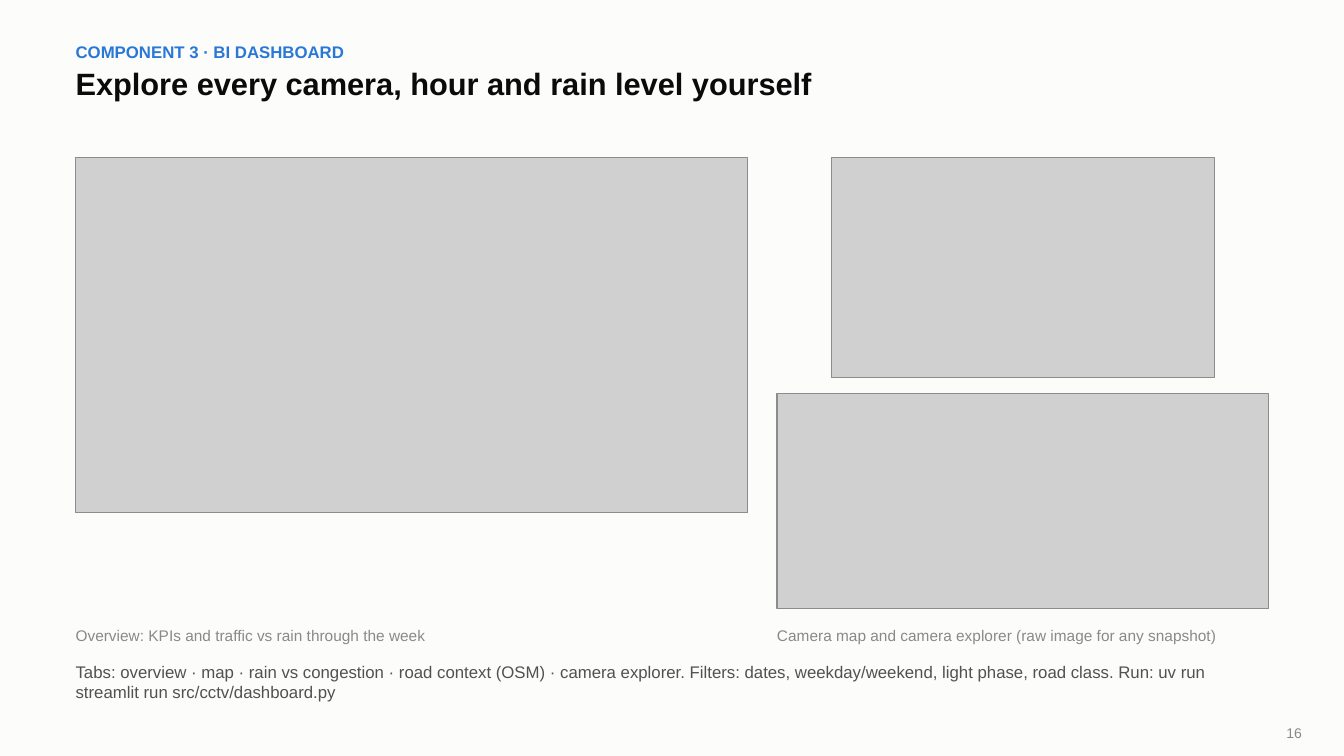
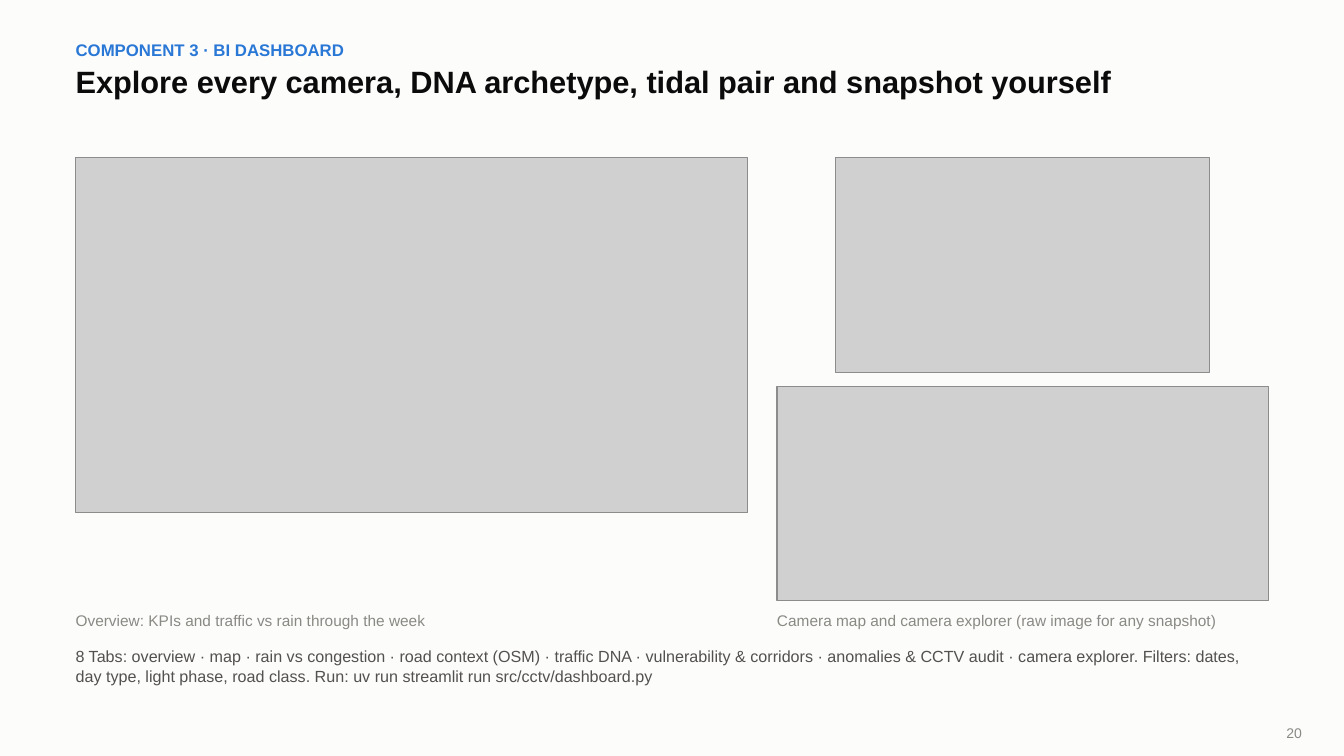
Before and after one commit to PEN1TENT/DSDE-final-project, a slide deck: slide 20 of reports/slides/slides.pptx (slide 16 before the commit). Drawn at 1344x756 pixels with LibreOffice and Linux fonts; fonts in the diff are those of the drawing; grey boxes stand for pictures. Boxes give left, top, right and bottom in pixels: in the first picture for what was removed or moved away, otherwise in the second. Text is boxed around its words. In the diff, an @@ line names an element or a change of style, - is before the commit and + after.

Commit message:
Add feed audit, Traffic DNA, rain DiD, tidal flow, spatial sync insights and 22-slide deck

```diff
--- a/reports/slides/slides.pptx
+++ b/reports/slides/slides.pptx
@@ text at box(76, 70, 1111, 99): text changed @@
-Explore every camera, hour and rain level yourself
+Explore every camera, DNA archetype, tidal pair and snapshot yourself
@@ picture: place and size @@
-picture at box(832, 157, 1215, 378)
+picture at box(836, 157, 1210, 373)
@@ picture: place and size @@
-picture at box(777, 394, 1269, 609)
+picture at box(777, 386, 1269, 601)
@@ text "Overview: KPIs and traffic vs ...": place and size @@
-text "Overview: KPIs and traffic vs ..." at box(76, 630, 425, 644)
+text "Overview: KPIs and traffic vs ..." at box(76, 615, 425, 629)
@@ text "Camera map and camera explorer ...": place and size @@
-text "Camera map and camera explorer ..." at box(777, 630, 1216, 644)
+text "Camera map and camera explorer ..." at box(777, 615, 1216, 629)
@@ text at box(76, 650, 1240, 686): text changed; size 12 to 11.5 pt @@
-Tabs: overview · map · rain vs congestion · road context (OSM) · camera explorer. Filters: dates, weekday/weekend, light phase, road class. Run: uv run streamlit run src/cctv/dashboard.py
+8 Tabs: overview · map · rain vs congestion · road context (OSM) · traffic DNA · vulnerability & corridors · anomalies & CCTV audit · camera explorer. Filters: dates, day type, light phase, road class. Run: uv run streamlit run src/cctv/dashboard.py
@@ text at box(1286, 728, 1302, 738): text changed @@
-16
+20
```
Also in this commit, not shown: 15 other slides changed, 6 slides added, 2 slides removed, 34 other files.
